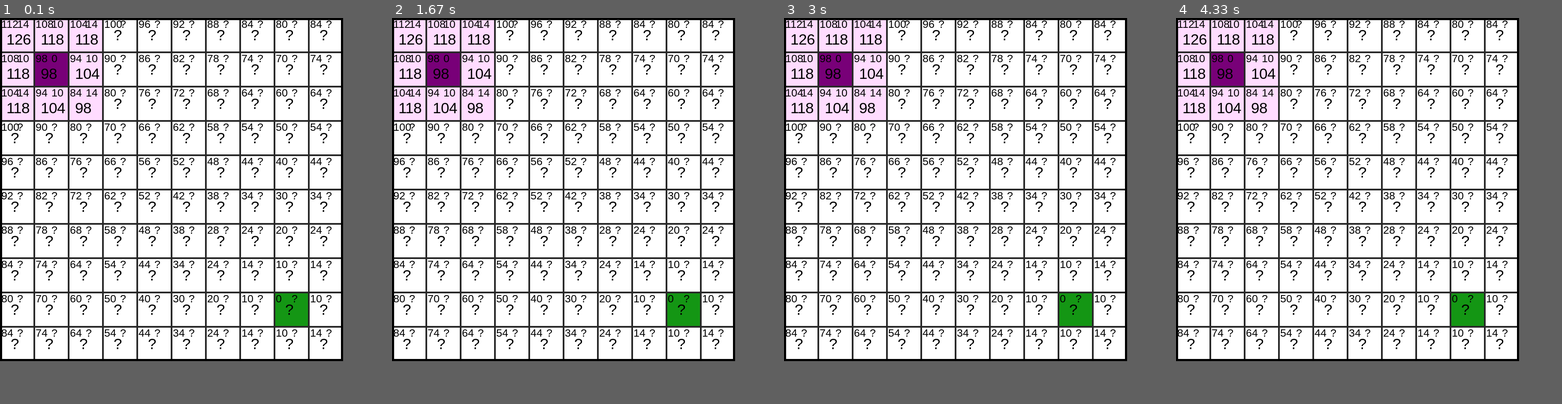
Above: before the commit, frames 1-4 (left to right).
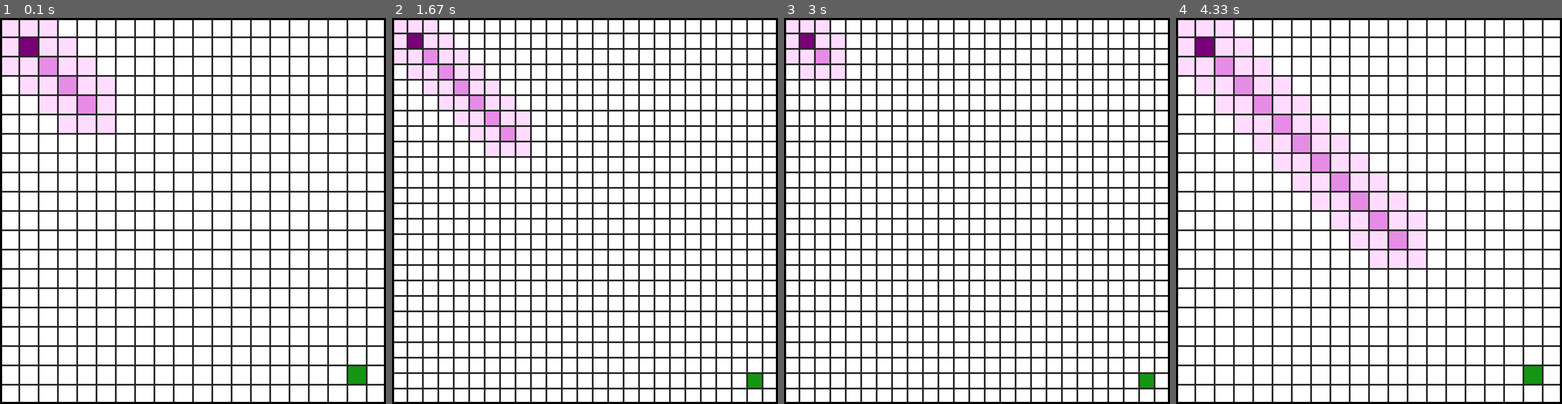
Above: after the commit, the same moments.

Repository: NicoNoell/Python-Projects
Game: pygame game, started from A Star Pathfinding/main.py
The game is run twice, just before and just after one commit, with the same random seed, the same clock (stepped at 60 frames per second) and the same inputs.
Inputs (mouse positions are in pixels of both pictures, inside the frame that each line leads up to):
- Up to frame 1 (0.1 s): no input
- Up to frame 2 (1.67 s): press the mouse at (708, 199) at 0.37 s; move the mouse to (646, 218) at 0.47 s; release the mouse at (588, 238) at 0.6 s; hold Up 0.67-1.13 s; hold Down 1.17-1.47 s; tap Space at 1.23, 1.57 s; hold Up from 1.5 s (still down)
- Up to frame 3 (3 s): release Up at 1.87 s; press the mouse at (1100, 199) at 1.93 s; move the mouse to (988, 133) at 2.03 s; release the mouse at (876, 68) at 2.17 s; press the mouse at (1100, 199) at 2.27 s; move the mouse to (992, 168) at 2.37 s; release the mouse at (884, 133) at 2.5 s; hold Down 2.57-2.93 s; tap Space at 2.63 s; hold Up from 2.97 s (still down)
- Up to frame 4 (4.33 s): tap Space at 3.03, 3.37, 3.7, 4.1 s; release Up at 3.27 s; hold Down 3.3-3.6 s; hold Up 3.63-4 s; hold Down from 4.03 s (still down)
In our replay, the window is 800x800 before the commit and 900x900 after it. These sizes can differ from the game's own. Grey fills any space a smaller window leaves; there, only what the larger window draws over its background counts as a difference.

The runs differ from the first frame. In frame 1, 31% of the frame differs, in the area x 0-100%, y 0-100%; in frame 2, 35%; in frame 3, 34%; in frame 4, 36%.

Commit message:
Finished A* Pathfinding and added a few Parameters

Diff:
--- a/A Star Pathfinding/main.py
+++ b/A Star Pathfinding/main.py
@@ -7,9 +7,24 @@
 START = 1
 END = 2
 CHECKABLE = 3
-
-screensize = x, y = 800, 800
+CHECKED = 4
+PATH = 5
+
+DRAW_TEXT = False
+AUTO_CALCULATE = False
+ANIMATION = True
+SHOW_CHECKED_KNOTS = True
+ALLOW_DIAGONALS = True
+size = 20
+
+if ALLOW_DIAGONALS:
+    directions = [(1, 0), (1, 1), (0, 1), (-1, 1), (-1, 0), (-1, -1), (0, -1), (1, -1)]
+else:
+    directions = [(1, 0), (0, 1), (-1, 0), (0, -1)]
+
+screensize = x, y = 900, 900
 screen = pygame.display.set_mode(screensize, pygame.RESIZABLE)
+uhr = pygame.time.Clock()
 
 def drawText(screen, value, position, size = 25, color = [0, 0, 0]):
         font = pygame.font.SysFont('arial', size)
@@ -17,11 +32,12 @@
         screen.blit(text, position)
 
 class Knoten():
-    def __init__(self) -> None:
+    def __init__(self, position) -> None:
         self.type = EMPTY
         self.distanceToStart = None
         self.distanceToEnd = None
         self.totalDistance = None
+        self.position = self.x, self.y = position
 
     def setDistanceToStart(self, distance):
         self.distanceToStart = distance
@@ -35,9 +51,12 @@
             pygame.draw.rect(screen, [120, 0, 120], rect, 0)
         elif specialType == END:
             pygame.draw.rect(screen, [20, 150, 20], rect, 0)
-        elif specialType == CHECKABLE:
+        elif self.type == PATH:
+            pygame.draw.rect(screen, [160, 160, 200], rect, 0)
+        elif specialType == CHECKABLE and SHOW_CHECKED_KNOTS:
             pygame.draw.rect(screen, [255, 220, 255], rect, 0)
-
+        elif self.type == CHECKED and SHOW_CHECKED_KNOTS:
+            pygame.draw.rect(screen, [230, 140, 230], rect, 0)
         elif self.type == EMPTY:
             pygame.draw.rect(screen, [255, 255, 255], rect, 0)
         elif self.type == WALL:
@@ -45,6 +64,9 @@
 
         pygame.draw.rect(screen, [40, 40, 40], rect, 2)
 
+        if not DRAW_TEXT:
+            return
+
         if self.distanceToEnd == None:
             drawText(screen, "?", (rect[0] + 3, rect[1]))
         else:
@@ -62,55 +84,140 @@
 
     def calculateDistanceToEnd(self, ownPosition, end):
         difference = abs(end[0]-ownPosition[0]), abs(end[1]-ownPosition[1])
-        diagonal = 14 * min(difference[0], difference[1])
-        straight = 10 * abs(difference[0]-difference[1])
-        self.distanceToEnd = diagonal + straight
+        if ALLOW_DIAGONALS:
+            diagonal = 14 * min(difference[0], difference[1])
+            straight = 10 * abs(difference[0]-difference[1])
+            self.distanceToEnd = diagonal + straight
+        else:
+            self.distanceToEnd = difference[0] * 10 + difference[1] * 10
 
 
 class Graph():
     def __init__(self, size=(10,10), rect=(0, 0, x, y)) -> None:
         self.size = self.sizeX, self.sizeY = size
         self.rect = rect
-        self.knoten = []
+        self.width = self.rect[2] / self.sizeX
+        self.height = self.rect[3] / self.sizeY
+        self.knoten = [] #2d-Array with sizeY rows and sizeX columns
         self.start = [1, 1]
-        self.end = [8, 8]
+        self.end = [size[0]-2, size[1]-2]
         self.knotenToCheck = []
+        self.pathFound = False
+        self.finished = False
         self.makeGraph()
         self.setupDistances()
+        if AUTO_CALCULATE:
+            self.finish()
 
     def isInBounds(self, x, y):
         if x < 0 or x > self.sizeX-1 or y < 0 or y > self.sizeY-1:
             return False
         return True
 
-    def calculateNeighbors(self, x, y):
-        for direction in [(1, 0), (1, 1), (0, 1), (-1, 1), (-1, 0), (-1, -1), (0, -1), (1, -1)]:
+    def resetPath(self):
+        self.knotenToCheck = []
+        self.pathFound = False
+        self.finished = False
+        for y in range(self.sizeY):
+            for x in range(self.sizeX):
+                knoten = self.knoten[y][x]
+                knoten.distanceToEnd = None
+                knoten.setDistanceToStart(None)
+                if knoten.type != WALL:
+                    knoten.type = EMPTY
+
+
+    def calculateNeighbors(self, knoten):
+        x, y = knoten.position
+        for direction in directions:
             newX, newY = x+direction[0], y+direction[1]
-            if self.isInBounds(newX, newY) and self.knoten[newY][newX] != WALL and self.knoten[newY][newX].distanceToStart == None:
+            if self.isInBounds(newX, newY):
+                newKnoten = self.knoten[newY][newX]
+                if newKnoten.type == WALL:
+                    continue
                 if abs(direction[0]) + abs(direction[1]) == 2:
-                    self.knoten[newY][newX].setDistanceToStart(self.knoten[y][x].distanceToStart + 14)
-                else:
-                    self.knoten[newY][newX].setDistanceToStart(self.knoten[y][x].distanceToStart + 10)
-                self.knotenToCheck.append(self.knoten[newY][newX])
+                    if newKnoten.distanceToStart == None:
+                        newKnoten.setDistanceToStart(knoten.distanceToStart + 14)
+                        self.knotenToCheck.append(newKnoten)
+                    elif knoten.distanceToStart + 14 < newKnoten.distanceToStart:
+                        newKnoten.setDistanceToStart(knoten.distanceToStart + 14)
+                elif abs(direction[0]) + abs(direction[1]) == 1:
+                    if newKnoten.distanceToStart == None:
+                        newKnoten.setDistanceToStart(knoten.distanceToStart + 10)
+                        self.knotenToCheck.append(newKnoten)
+                    elif knoten.distanceToStart + 10 < newKnoten.distanceToStart:
+                        newKnoten.setDistanceToStart(knoten.distanceToStart + 10)
+                if [newX, newY] == self.end:
+                    self.pathFound = True
+                    self.finished = True
+
+    def setPath(self):
+        if not self.pathFound:
+            return
+        knoten = self.knoten[self.end[1]][self.end[0]]
+        while knoten.distanceToStart > 0:
+            bestKnoten = knoten
+            for direction in directions:
+                newX, newY = knoten.x+direction[0], knoten.y+direction[1]
+                if not self.isInBounds(newX, newY):
+                    continue
+                newKnoten = self.knoten[newY][newX]
+                if newKnoten.type == CHECKED and newKnoten.distanceToStart < bestKnoten.distanceToStart:
+                    bestKnoten = newKnoten
+            bestKnoten.type = PATH
+            knoten = bestKnoten
+
+    def getTypeWhenClicked(self, pos):
+        x, y = int(pos[0] // self.width), int(pos[1] // self.height)
+        if not self.isInBounds(x, y):
+            return
+        return self.knoten[y][x].type
+
+    def setTypeWhenClicked(self, pos, type):
+        self.resetPath()
+        x, y = int(pos[0] // self.width), int(pos[1] // self.height)
+        if not self.isInBounds(x, y):
+            return
+        self.knoten[y][x].type = type
+        self.setupDistances()
+
+    def update(self):
+        if self.pathFound or len(self.knotenToCheck) == 0:
+            self.finished = True
+            return
+        smallest = self.knotenToCheck[0]
+        for k in self.knotenToCheck:
+            if k.totalDistance < smallest.totalDistance:
+                smallest = k
+            elif k.totalDistance == smallest.totalDistance and k.distanceToEnd < smallest.distanceToEnd:
+                smallest = k
+        smallest.type = CHECKED
+        self.calculateNeighbors(smallest)
+        self.knotenToCheck.remove(smallest)
+        self.setPath()
+
+    def finish(self):
+        while not self.finished:
+            self.update()
 
     def setupDistances(self):
         self.calculateDistancesToEnd()
-        self.knoten[self.start[1]][self.start[0]].setDistanceToStart(0)
-        self.calculateNeighbors(self.start[0], self.start[1])
+        knoten = self.knoten[self.start[1]][self.start[0]]
+        knoten.setDistanceToStart(0)
+        knoten.type = CHECKED
+        self.calculateNeighbors(knoten)
 
     def makeGraph(self):
         for y in range(self.sizeY):
             row = []
             for x in range(self.sizeX):
-                row.append(Knoten())
+                row.append(Knoten((x, y)))
             self.knoten.append(row)
 
     def draw(self, screen):
         for y in range(self.sizeY):
             for x in range(self.sizeX):
-                width = self.rect[2] / self.sizeX
-                height = self.rect[3] / self.sizeY
-                rect = [x * width, y * height, width, height]
+                rect = [x * self.width, y * self.height, self.width, self.height]
 
                 specialType = None
                 if [x, y] == self.start:
@@ -129,23 +236,64 @@
             for x in range(self.sizeX):
                 self.knoten[y][x].calculateDistanceToEnd((x,y), self.end)
 
-
-
 def draw(screen):
     global myGraph
     screen.fill([255, 255, 255])
     myGraph.draw(screen)
     pygame.display.flip()
 
+def start():
+    global myGraph
+    myGraph = Graph((size, size))
+    draw(screen)
+
 def main():
+    global myGraph, size
+    start()
+    clickedType = None
+
     active = True
     while active:
         for event in pygame.event.get():
             if event.type == pygame.QUIT:
                 active = False
-
-        draw(screen)
-
-myGraph = Graph()
+            elif event.type == pygame.KEYDOWN:
+                if event.key == pygame.K_SPACE:
+                    myGraph.update()
+                    draw(screen)
+                elif event.key == pygame.K_UP:
+                    if size < 30:
+                        size += 5
+                    start()
+                elif event.key == pygame.K_DOWN:
+                    if size > 10:
+                        size -= 5
+                    start()
+
+            elif event.type == pygame.MOUSEBUTTONDOWN:
+                clickedType = myGraph.getTypeWhenClicked(event.pos)
+                if clickedType == WALL:
+                    clickedType = EMPTY
+                else:
+                    clickedType = WALL
+                myGraph.setTypeWhenClicked(event.pos, clickedType)
+                if AUTO_CALCULATE:
+                    myGraph.finish()
+                    draw(screen)
+            elif event.type == pygame.MOUSEMOTION:
+                if clickedType != None:
+                    myGraph.setTypeWhenClicked(event.pos, clickedType)
+                    if AUTO_CALCULATE:
+                        myGraph.finish()
+                        draw(screen)
+            elif event.type == pygame.MOUSEBUTTONUP:
+                clickedType = None
+
+        if ANIMATION and not myGraph.finished:
+            myGraph.update()
+            draw(screen)
+
+        uhr.tick(30)
+
 main()
 pygame.quit()
